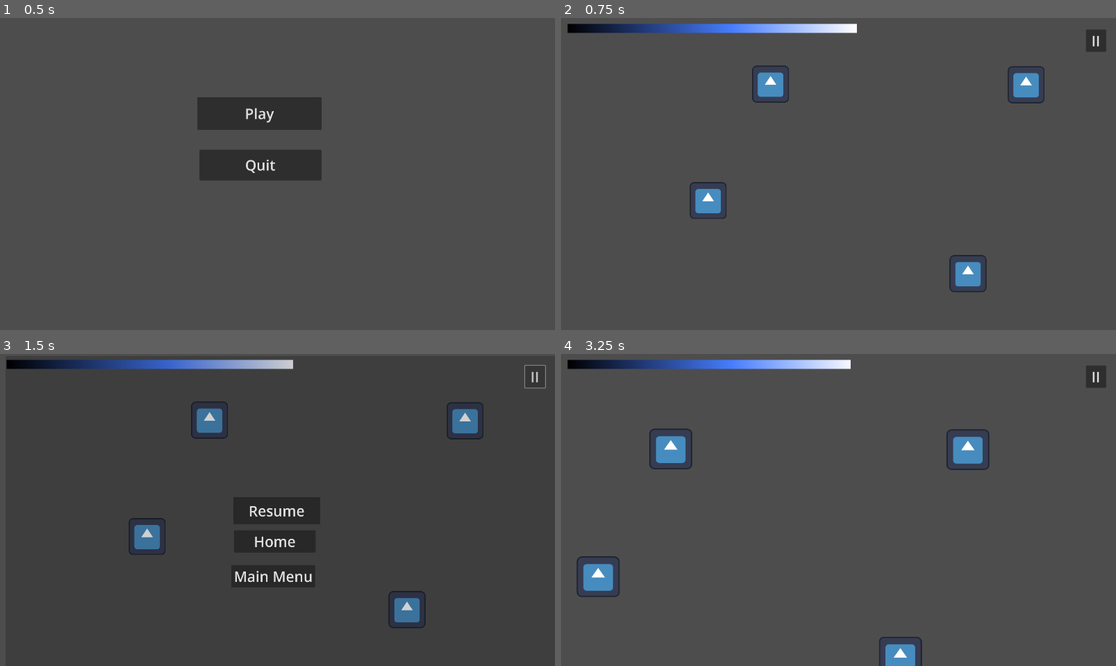
Above: before the commit, frames 1-4 (two rows, left to right).
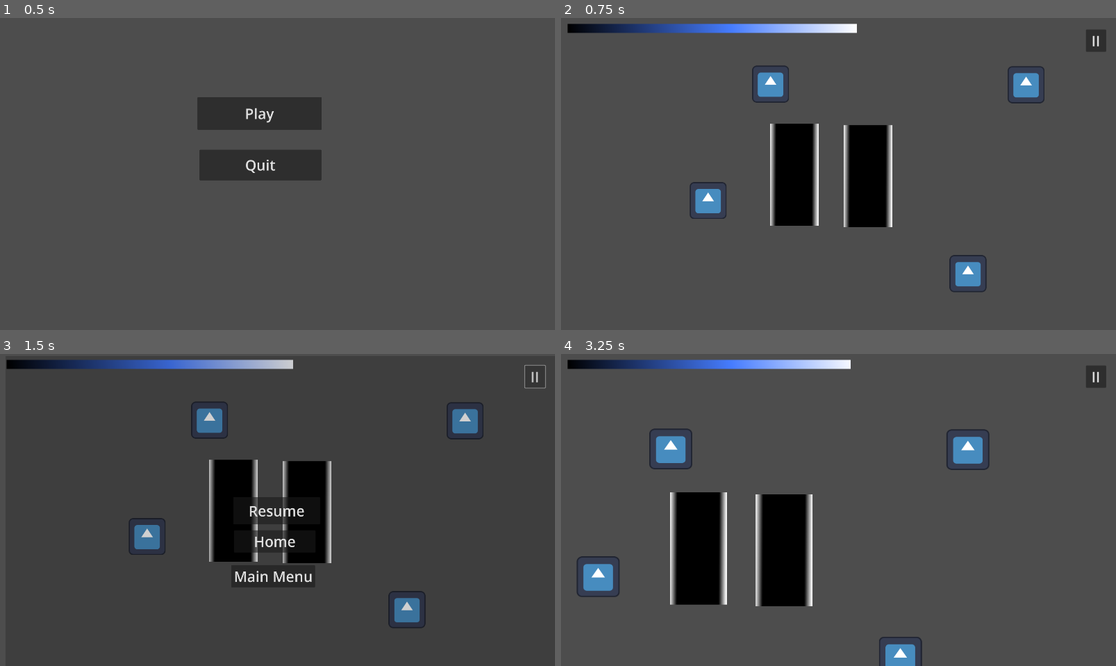
Above: after the commit, the same moments.

Repository: Inquisitor718/Casa-de-Penguin
Game: Godot game, scene res://Scenes/main_menu.tscn
The game is run twice, just before and just after one commit, with the same random seed, the same clock (stepped at 60 frames per second) and the same inputs. The engine's default icon, where the game draws it, is replaced by a stand-in: a white triangle on a blue panel in a dark square.
Inputs (mouse positions are in pixels of both pictures, inside the frame that each line leads up to):
- Up to frame 1 (0.5 s): no input
- Up to frame 2 (0.75 s): click "Play" at 0.5 s
- Up to frame 3 (1.5 s): click "II" at 1.25 s
- Up to frame 4 (3.25 s): click "Home" at 2 s; click (1032, 422) at 2.75 s

Frame 1 is identical in both runs. In frame 2, 5.5% of the frame differs, in the area x 37-60%, y 33-68%; in frame 3, 5.1%; in frame 4, 7.0%, in the area x 19-46%, y 44-81%.

Commit message:
penguins added

Diff:
--- a/casa-de-penguin/Scenes/fish.gd
+++ b/casa-de-penguin/Scenes/fish.gd
@@ -23,6 +23,7 @@
 			print("drag released")
 			if inside_penguin:
 				ProgresBar.add_energy(10.0)
+				ProgresBar.fish_count = max(ProgresBar.fish_count - 1, 0)
 				print("Dropped inside Penguin Area!")
 				queue_free()
 
--- a/casa-de-penguin/Scenes/hot_coco.gd
+++ b/casa-de-penguin/Scenes/hot_coco.gd
@@ -2,7 +2,7 @@
 @onready var fish: Area2D = $"."
 @onready var hot_coco: Area2D = $"."
 
-var comfy_points= 0.0
+var comfy_points= 15.0
 var dragging = false
 var mouse_offset := Vector2.ZERO
 
@@ -25,6 +25,7 @@
 			print("drag released")
 			if inside_penguin:
 				ProgresBar.add_energy(comfy_points)
+				ProgresBar.hot_choco = max(ProgresBar.hot_choco - 1, 0)
 				print("Dropped inside Penguin Area!")
 				queue_free()
 
--- a/casa-de-penguin/Scenes/main_expired.tscn
+++ b/casa-de-penguin/Scenes/main_expired.tscn
@@ -1,8 +1,7 @@
-[gd_scene load_steps=15 format=3 uid="uid://d3yxwak4tgxpc"]
+[gd_scene load_steps=13 format=3 uid="uid://d3yxwak4tgxpc"]
 
 [ext_resource type="Script" uid="uid://nyldrvololwx" path="res://Scripts/main_expired.gd" id="1_ig7tw"]
 [ext_resource type="PackedScene" uid="uid://c4xt2cvum2yif" path="res://Scenes/Fire.tscn" id="2_6bp64"]
-[ext_resource type="PackedScene" uid="uid://bs2ynfyt0nf3y" path="res://Scenes/fish.tscn" id="2_hptm8"]
 [ext_resource type="PackedScene" uid="uid://2xen71bnxsnk" path="res://Scenes/HotCoco.tscn" id="2_ynf5e"]
 [ext_resource type="PackedScene" uid="uid://b47dnlbyly1av" path="res://Scenes/kitchen.tscn" id="3_344ge"]
 [ext_resource type="Texture2D" uid="uid://bxkdtofujphu3" path="res://icon.svg" id="3_h2yge"]
@@ -11,7 +10,7 @@
 [ext_resource type="PackedScene" uid="uid://26n3qaq1gt81" path="res://Scenes/Penguin.tscn" id="8_344ge"]
 [ext_resource type="PackedScene" uid="uid://bs2ynfyt0nf3y" path="res://Scenes/fish.tscn" id="8_d1ilt"]
 [ext_resource type="PackedScene" uid="uid://bjeek4rb56exk" path="res://Scenes/fire_place.tscn" id="9_6iyac"]
-[ext_resource type="PackedScene" uid="uid://dpadm7edd2eb0" path="res://Scenes/Pond.tscn" id="10_fdnlq"]
+[ext_resource type="PackedScene" uid="uid://dpadm7edd2eb0" path="res://BekarPond.tscn" id="10_fdnlq"]
 
 [sub_resource type="PackedScene" id="PackedScene_fdnlq"]
 _bundled = {
@@ -28,7 +27,7 @@
 
 [node name="Node2D" type="Node2D"]
 script = ExtResource("1_ig7tw")
-fish_scene = ExtResource("2_hptm8")
+fish_scene = ExtResource("8_d1ilt")
 hot_choco = ExtResource("2_ynf5e")
 room = ExtResource("2_6bp64")
 room2 = ExtResource("3_344ge")
--- a/casa-de-penguin/home.tscn
+++ b/casa-de-penguin/home.tscn
@@ -6,6 +6,7 @@
 [ext_resource type="PackedScene" uid="uid://2xen71bnxsnk" path="res://Scenes/HotCoco.tscn" id="3_qq0qw"]
 [ext_resource type="PackedScene" uid="uid://b47dnlbyly1av" path="res://Scenes/kitchen.tscn" id="5_tdh31"]
 [ext_resource type="PackedScene" uid="uid://bjeek4rb56exk" path="res://Scenes/fire_place.tscn" id="6_x0ehs"]
+[ext_resource type="PackedScene" uid="uid://26n3qaq1gt81" path="res://Scenes/Penguin.tscn" id="8_86xni"]
 [ext_resource type="PackedScene" uid="uid://dpadm7edd2eb0" path="res://BekarPond.tscn" id="9_qq0qw"]
 
 [node name="Home" type="Node2D"]
@@ -57,6 +58,14 @@
 [node name="Camera2D" type="Camera2D" parent="."]
 position = Vector2(961, 539)
 
+[node name="Penguin" parent="." instance=ExtResource("8_86xni")]
+position = Vector2(810, 545)
+scale = Vector2(1.7926829, 1.7926829)
+
+[node name="Penguin2" parent="." instance=ExtResource("8_86xni")]
+position = Vector2(1065, 550.00006)
+scale = Vector2(1.7926829, 1.7926829)
+
 [connection signal="pressed" from="Snowman Button" to="." method="_on_snowman_button_pressed"]
 [connection signal="pressed" from="Pond Button" to="." method="_on_pond_button_pressed"]
 [connection signal="pressed" from="Fireplace" to="." method="_on_fireplace_pressed"]
Not shown: 1 places in casa-de-penguin/home.tscn that only renumber resources
